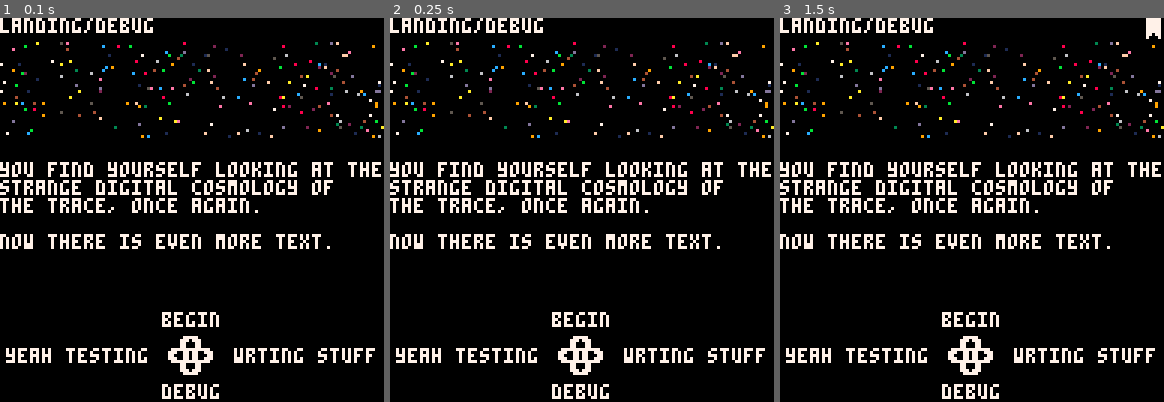
Above: before the commit, frames 1-3 (left to right).
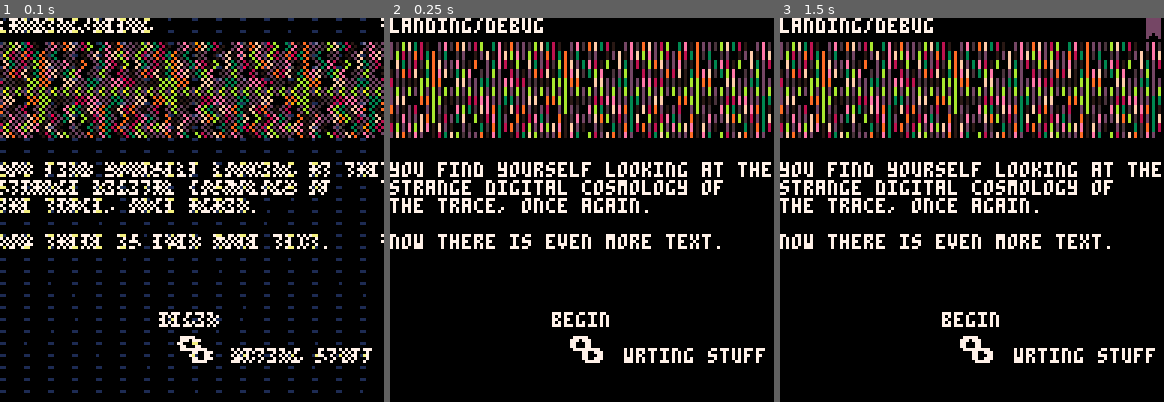
Above: after the commit, the same moments.

Repository: aebrer/pico8_carts
Game: PICO-8 cartridge games/the_trace/the_trace.p8
Same seed, same stepped clock (60 frames per second), same inputs: the game is played once before the commit and once after it.
Inputs:
- Up to frame 1 (0.1 s): no input
- Up to frame 2 (0.25 s): no input
- Up to frame 3 (1.5 s): tap X (X key) at 0.33, 1.07 s; tap O (Z key) at 0.7 s

The runs differ from the first frame. In frame 1, 23% of the frame differs, in the area x 0-100%, y 0-100%; in frame 2, 13%; in frame 3, 13%.

Commit message:
working logos

Diff:
--- a/games/the_trace/the_trace.p8
+++ b/games/the_trace/the_trace.p8
@@ -7,6 +7,7 @@
 prev_page=nil -- previous page
 bkmk=nil -- bookmark a page
 debug={}  -- list of things to print for debug
+pal(15,7,1)
 
 function _init()
 
@@ -17,22 +18,23 @@
  "you find yourself looking at the\n"..
  "strange digital cosmology of \n"..
  "the trace, once again.\n\n"..
- "now there is even more text."
+ "now there is even more text.",
+ v9_static
  )
 	lp.choices[⬆️]=new_choice(
 	"begin",
 	lib["landing/debug"]
 	)
 
-	lp.choices[⬇️]=new_choice(
-	"debug",
-	lib["landing/debug"]
-	)
-
-	lp.choices[⬅️]=new_choice(
-	"yeah testing",
-	lib["landing/debug"]
-	)
+--	lp.choices[⬇️]=new_choice(
+--	"debug",
+--	lib["landing/debug"]
+--	)
+--
+--	lp.choices[⬅️]=new_choice(
+--	"yeah testing",
+--	lib["landing/debug"]
+--	)
 
 	lp.choices[➡️]=new_choice(
 	"wrting stuff",
@@ -47,7 +49,9 @@
 -->8
 -- update
 function _update60()
- srand(curr_page.seed)
+-- srand(curr_page.seed)
+ srand(rnd(-1))
+ if(not curr_page.i)curr_page.logo:init()curr_page.i=true
 
  -- do callbacks for curr_page
  if(curr_page.cb)curr_page:cb()
@@ -70,18 +74,22 @@
 -->8
 -- classes
 
-function new_page(title,text,cb)
+function new_page(title,text,logo,cb)
 	local page = {}
 	page.title = title
 	page.seed = get_seed(page.title)
 	page.text = text
+	page.logo = logo
 	page.cb = cb
 	page.choices = {}
 
+	-- method assignments
 	page.dis_title = dis_title
 	page.dis_text = dis_text
 	page.dis_logo = dis_logo
 	page.dis_choices = dis_choices
+
+	-- finish
 	lib[title]=page
 	return page
 end
@@ -126,24 +134,22 @@
 
  -- debug
  for i=1,#debug do
-  print("\^#"..tostr(debug[i]),0,0+8*i,7)
+  print("\^#"..tostr(debug[i]),0,0+8*i,15)
  end
 end
 
 function dis_title(page)
-	print(page.title,0,0,7)
+	print(page.title,0,0,15)
 end
 
 function dis_logo(page)
  clip(0,8,128,32)
- for i=0,200 do
-  pset(rnd(128),rnd(32)+8,rnd(16))
- end
+ page.logo:draw()
  clip()
 end
 
 function dis_text(page)
- print(page.text,0,48,7)
+ print(page.text,0,48,15)
 end
 
 function dis_choices(page)
@@ -153,26 +159,45 @@
  local c➡️=page.choices[➡️]
 
 	if c⬆️ then
-	 print(butt_key[⬆️],60,106,7)
-	 print(c⬆️.title,hcenter(c⬆️.title,64),98,7)
+	 print(butt_key[⬆️],60,106,15)
+	 print(c⬆️.title,hcenter(c⬆️.title,64),98,15)
 	end
 	if c⬇️ then
-	 print(butt_key[⬇️],60,114,7)
-	 print(c⬇️.title,hcenter(c⬇️.title,64),122,7)
+	 print(butt_key[⬇️],60,114,15)
+	 print(c⬇️.title,hcenter(c⬇️.title,64),122,15)
 	end
 	if c⬅️ then
-	 print(butt_key[⬅️],56,110,7)
-	 print(c⬅️.title,hcenter(c⬅️.title,26),110,7)
+	 print(butt_key[⬅️],56,110,15)
+	 print(c⬅️.title,hcenter(c⬅️.title,26),110,15)
 	end
 	if c➡️ then
-	 print(butt_key[➡️],64,110,7)
-	 print(c➡️.title,hcenter(c➡️.title,102),110,7)
+	 print(butt_key[➡️],64,110,15)
+	 print(c➡️.title,hcenter(c➡️.title,102),110,15)
 	end
 end
 -->8
 -- pages
 
 
+-->8
+-- logos
+v9_static = {}
+function v9_static.init(self)
+ fillp(rnd({▥,█,▤}))
+ self.p={1,3}
+ self.g=rnd(5)-3
+ self.a=-1
+ self.b=self.a*2
+ self.z=2
+ self.w=self.z+rnd(self.p)
+ self.c=rnd(14)\1+2
+ for i=1,14do pal(i,flr(rnd(33)-17),1)end
+end
+
+function v9_static.draw(self)
+	for x=self.g,128,self.z do for y=self.g,128,self.w do
+ circ(x,y,rnd(2),x*y%self.c)end end
+end
 __gfx__
 00000000007777700077777000000000000000000000000000000000000000000000000000000000000000000000000000000000000000000000000000000000
 00000000007777700070007000000000000000000000000000000000000000000000000000000000000000000000000000000000000000000000000000000000
